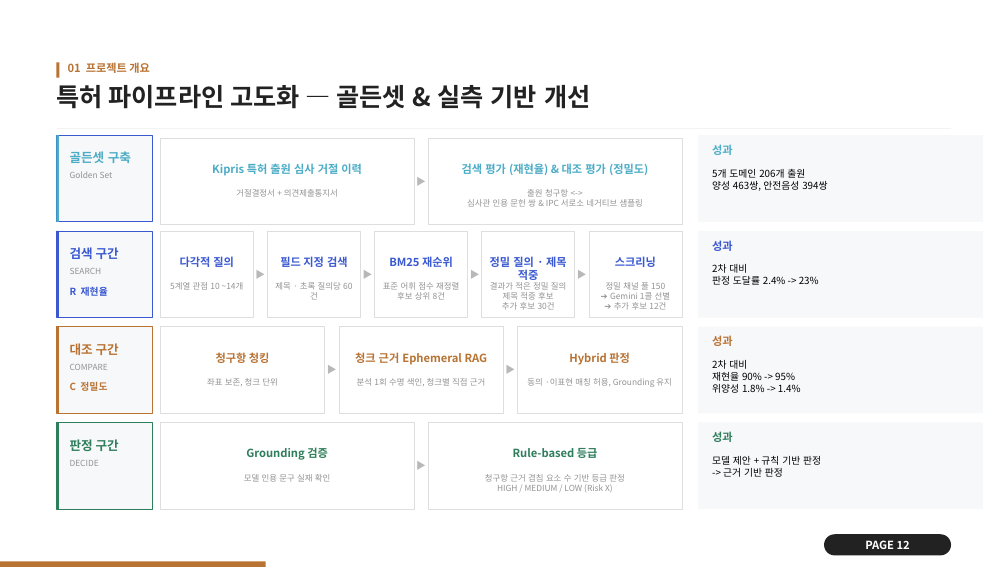
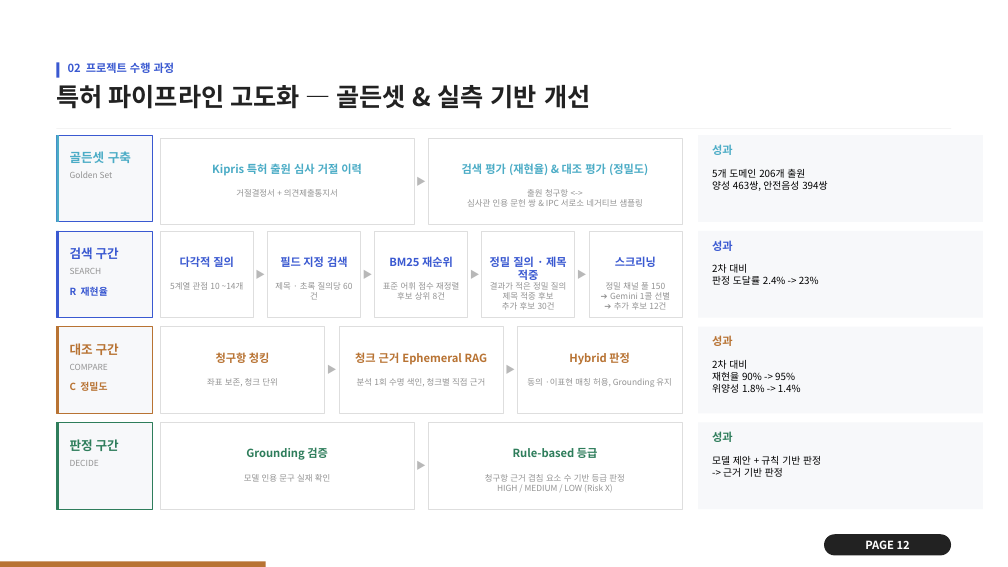
Before and after one commit to 2HyN/ip-risk-agent-v2, a slide deck: slide 12 of (5팀)_AJOU_PBL_최종_프로젝트_포트폴리오.pptx. Drawn at 1008x567 pixels with LibreOffice and Linux fonts; fonts in the diff are those of the drawing. Boxes give left, top, right and bottom in pixels: in the first picture for what was removed or moved away, otherwise in the second. Text is boxed around its words. In the diff, an @@ line names an element or a change of style, - is before the commit and + after.

```diff
--- a/(5팀)_AJOU_PBL_최종_프로젝트_포트폴리오.pptx
+++ b/(5팀)_AJOU_PBL_최종_프로젝트_포트폴리오.pptx
@@ rectangle at bbox=[56, 62, 59, 78]: fill #B87333 to #3A59D1 @@
@@ text at bbox=[68, 62, 175, 73]: text changed; text colour #B87333 to #3A59D1 @@
-01 프로젝트 개요
+02 프로젝트 수행 과정
```
Also in this commit, not shown: 15 other slides changed.
